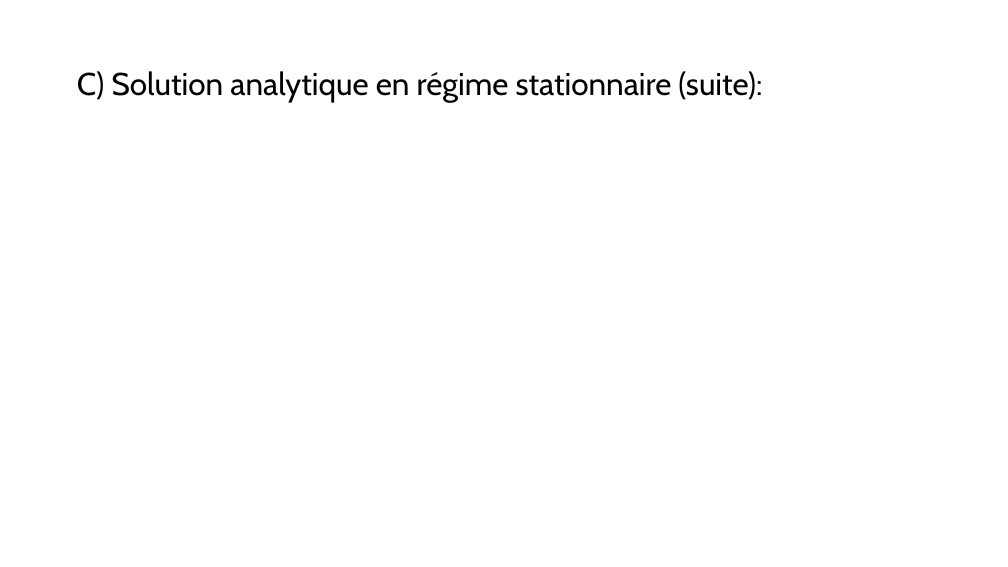
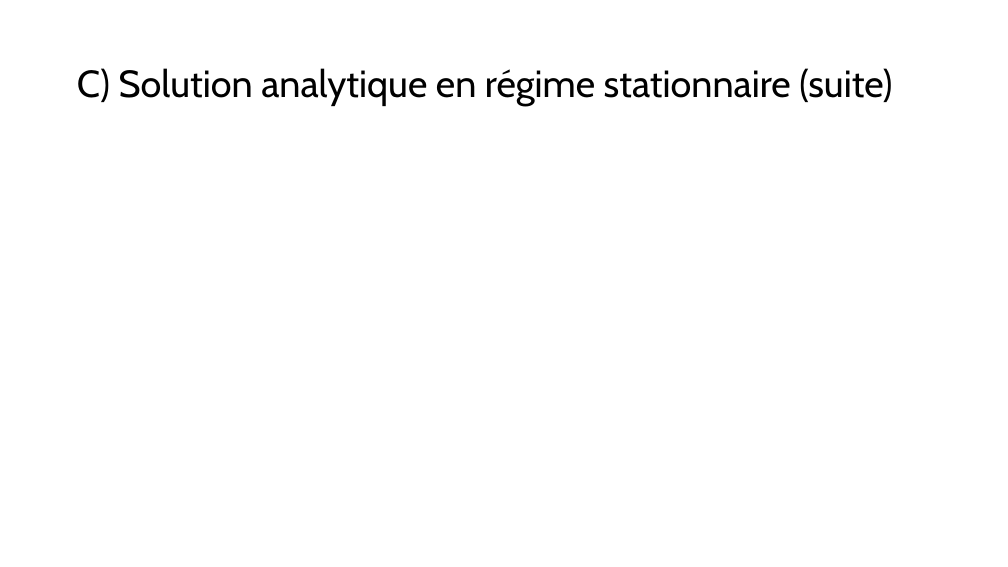
Before and after one commit to mehdibendaya/MEC8211-DEV1, a slide deck: slide 10 of Devoir_1.pptx (slide 11 before the commit). Drawn at 1008x567 pixels with LibreOffice and Linux fonts; fonts in the diff are those of the drawing; grey boxes stand for pictures. Boxes give left, top, right and bottom in pixels: in the first picture for what was removed or moved away, otherwise in the second. Text is boxed around its words. In the diff, an @@ line names an element or a change of style, - is before the commit and + after.

```diff
--- a/Devoir_1.pptx
+++ b/Devoir_1.pptx
@@ title at (77,68,892,106): text changed; size 30 to 36 pt @@
-C) Solution analytique en régime stationnaire (suite):
+C) Solution analytique en régime stationnaire (suite)
```
Also in this commit, not shown: 15 other slides changed, 2 slides added, 7 slides removed.
